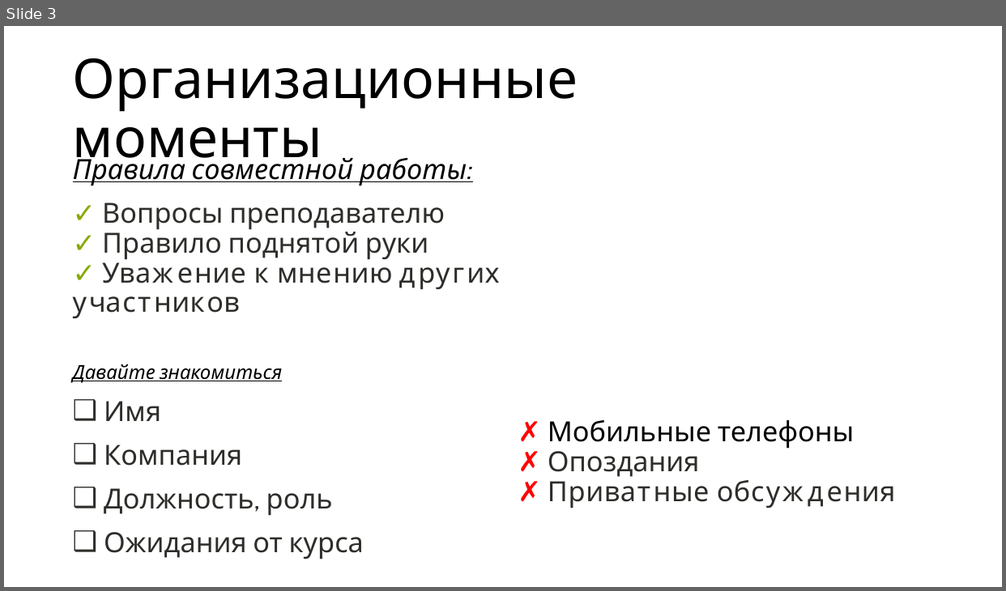
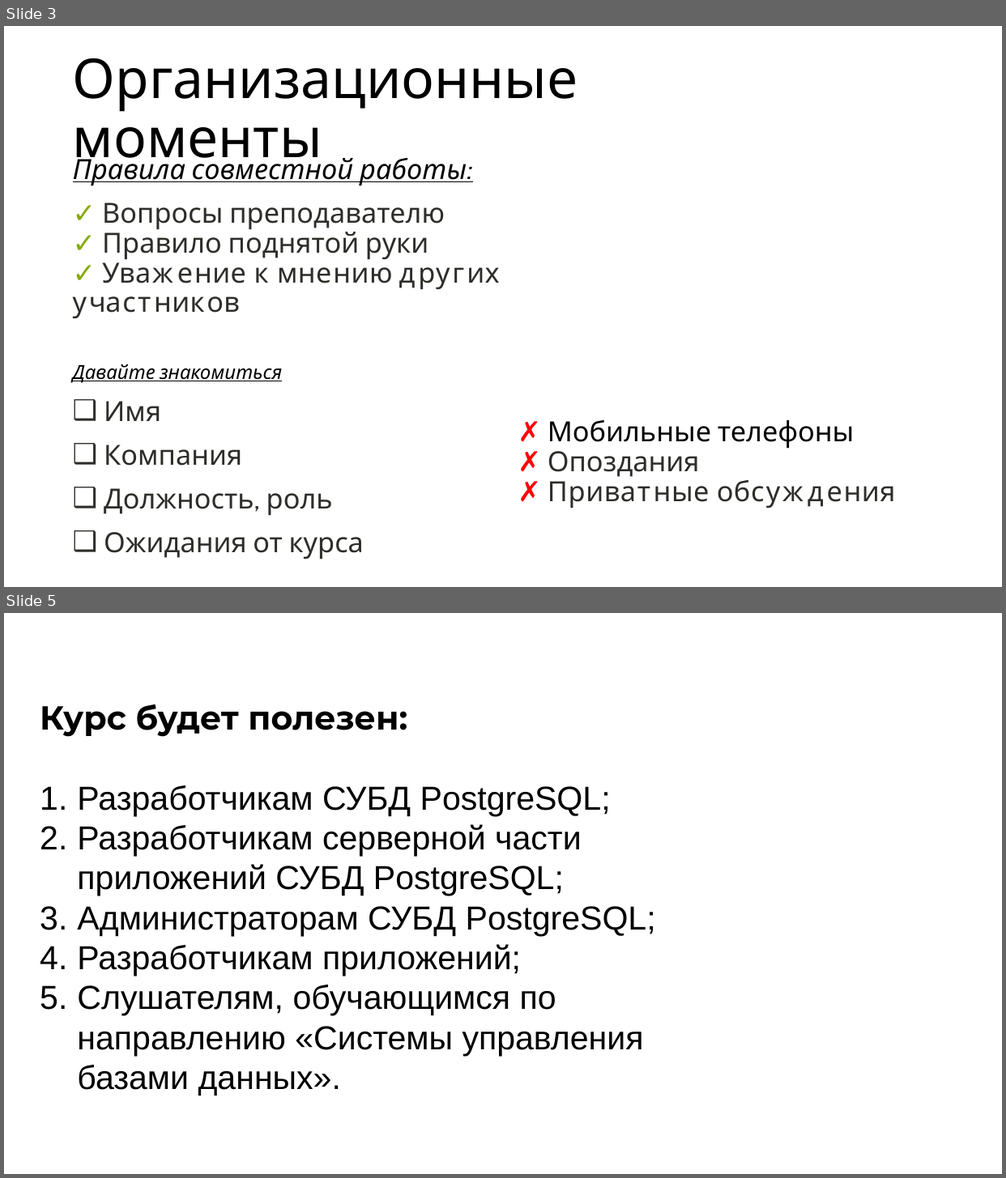
Before and after one commit to nesrv/postgresql-dev1, a slide deck: for_students/DAY-1/dev1_00.pptx. Shown one above the other, each under a label of ours: slide 3 before the commit, slides 3 and 5 after it; the slides between them are not shown. The pictures are 1006x591 and 1006x1178 pixels, drawn with LibreOffice and Linux fonts; fonts in the diff are those of the drawing; background and template pictures are left out. Boxes give left, top, right and bottom in pixels: in the first picture for what was removed or moved away, otherwise in the second. Text is boxed around its words. In the diff, an @@ line names an element or a change of style, - is before the commit and + after.

```diff
--- a/for_students/DAY-1/dev1_00.pptx
+++ b/for_students/DAY-1/dev1_00.pptx
@@ slide 5 added at [4, 613, 1002, 1174], background #FFFFFF @@
@@ text added at [40, 704, 656, 1056], 24 pt, text #000000 @@
+Курс будет полезен:
+1. Разработчикам СУБД PostgreSQL;
+2. Разработчикам серверной части приложений СУБД PostgreSQL;
+3. Администраторам СУБД PostgreSQL;
+4. Разработчикам приложений;
+5. Слушателям, обучающимся по направлению «Системы управления базами данных».
```
Also in this commit, not shown: 1 other slide added, 1 slide removed, 12 other files.
